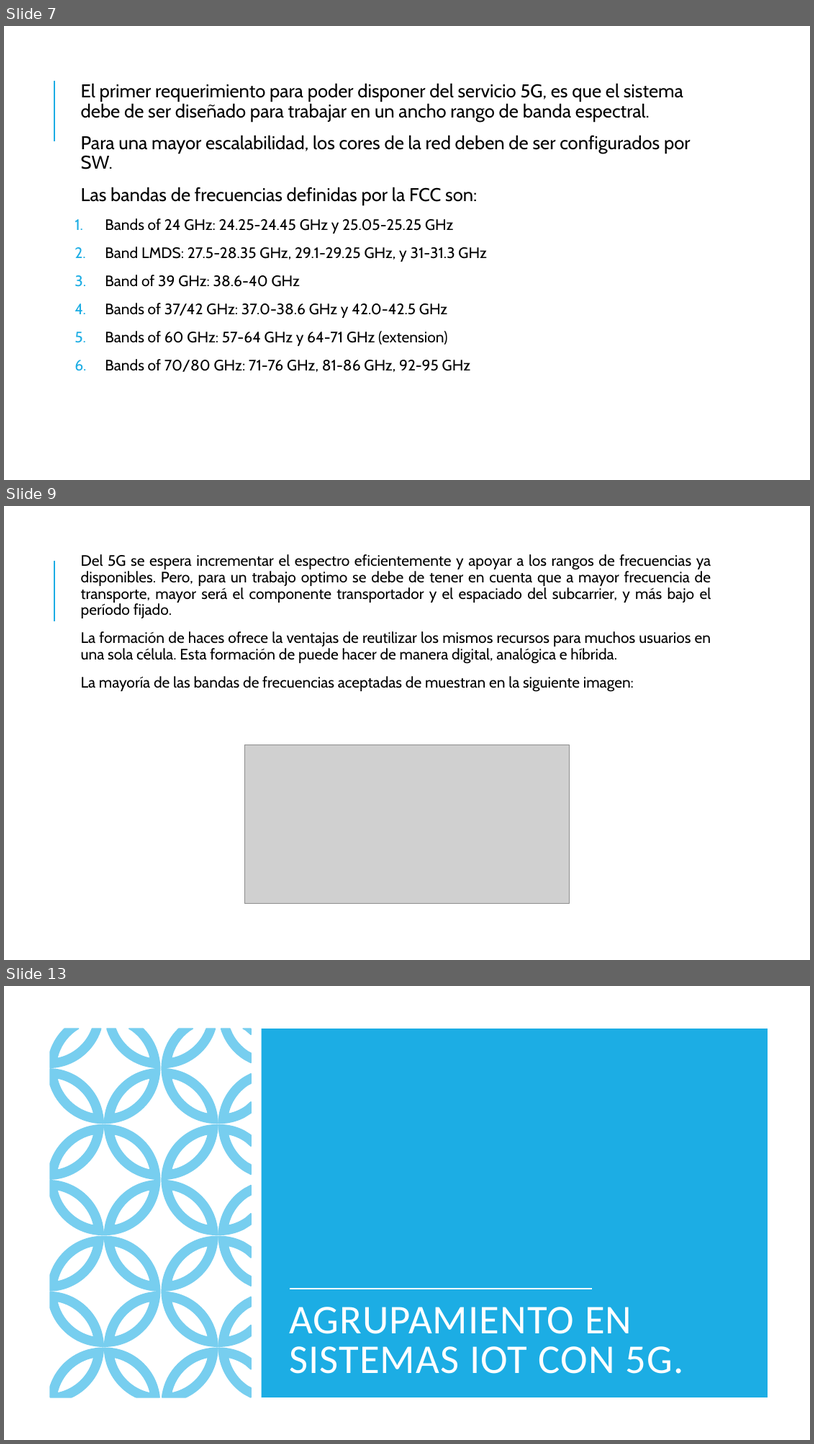
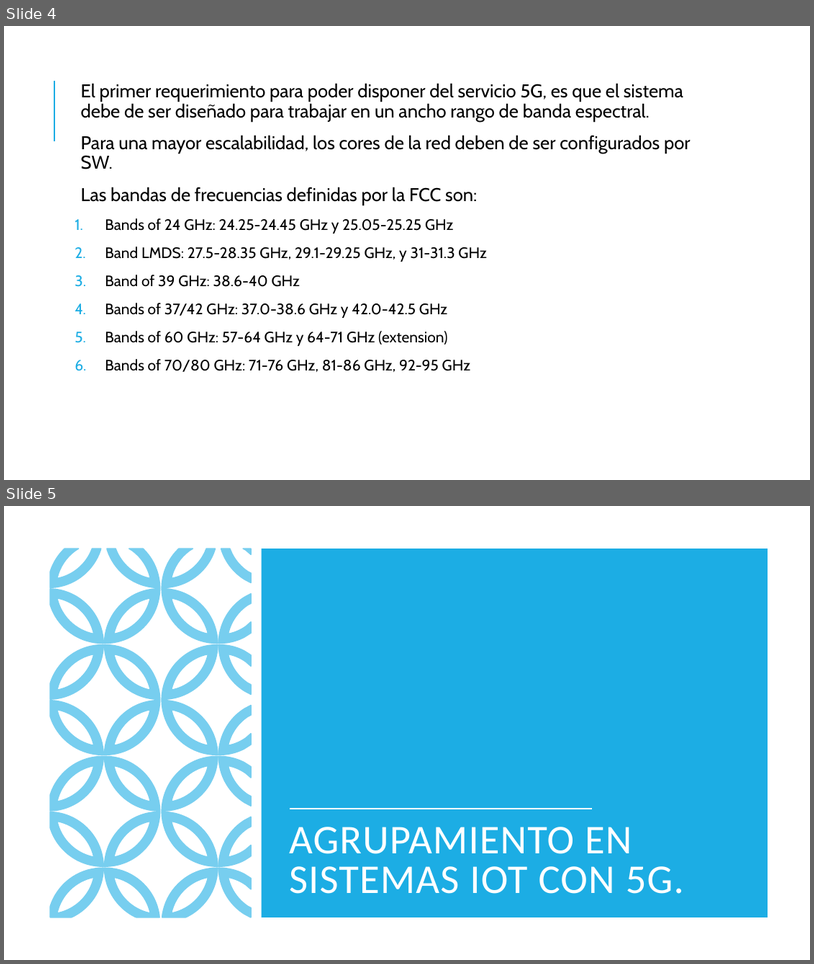
Before and after one commit to Jorjo80/TFM, a slide deck: 1ªInvestigacion/5g.pptx. Shown one above the other, each under a label of ours: slides 7, 9 and 13 before the commit, slides 4 and 5 after it; the slides between them are not shown. The pictures are 814x1444 and 814x964 pixels, drawn with LibreOffice and Linux fonts; fonts in the diff are those of the drawing; grey boxes stand for pictures. Boxes give left, top, right and bottom in pixels: in the first picture for what was removed or moved away, otherwise in the second. Text is boxed around its words. In the diff, an @@ line names an element or a change of style, - is before the commit and + after.

```diff
--- a/1ªInvestigacion/5g.pptx
+++ b/1ªInvestigacion/5g.pptx
@@ slide 9 removed at (4, 506, 810, 960), background #FFFFFF; not listed: 1 template element that a slide beside it also shows @@
@@ text removed at (81, 554, 712, 692) @@
-  Del 5G se espera incrementar el espectro eficientemente y apoyar a los rangos de frecuencias ya disponibles. Pero, para un trabajo optimo se debe de tener en cuenta que a mayor frecuencia de transporte, mayor será el componente transportador y el espaciado del subcarrier, y más bajo el período fijado.
-  La formación de haces ofrece la ventajas de reutilizar los mismos recursos para muchos usuarios en una sola célula. Esta formación de puede hacer de manera digital, analógica e híbrida.
-  La mayoría de las bandas de frecuencias aceptadas de muestran en la siguiente imagen:
@@ picture removed at (245, 745, 570, 903) @@
@@ what was slide 7 is now slide 4 @@
@@ what was slide 13 is now slide 5 @@
```
Also in this commit, not shown: 7 other slides removed, 31 other files.
